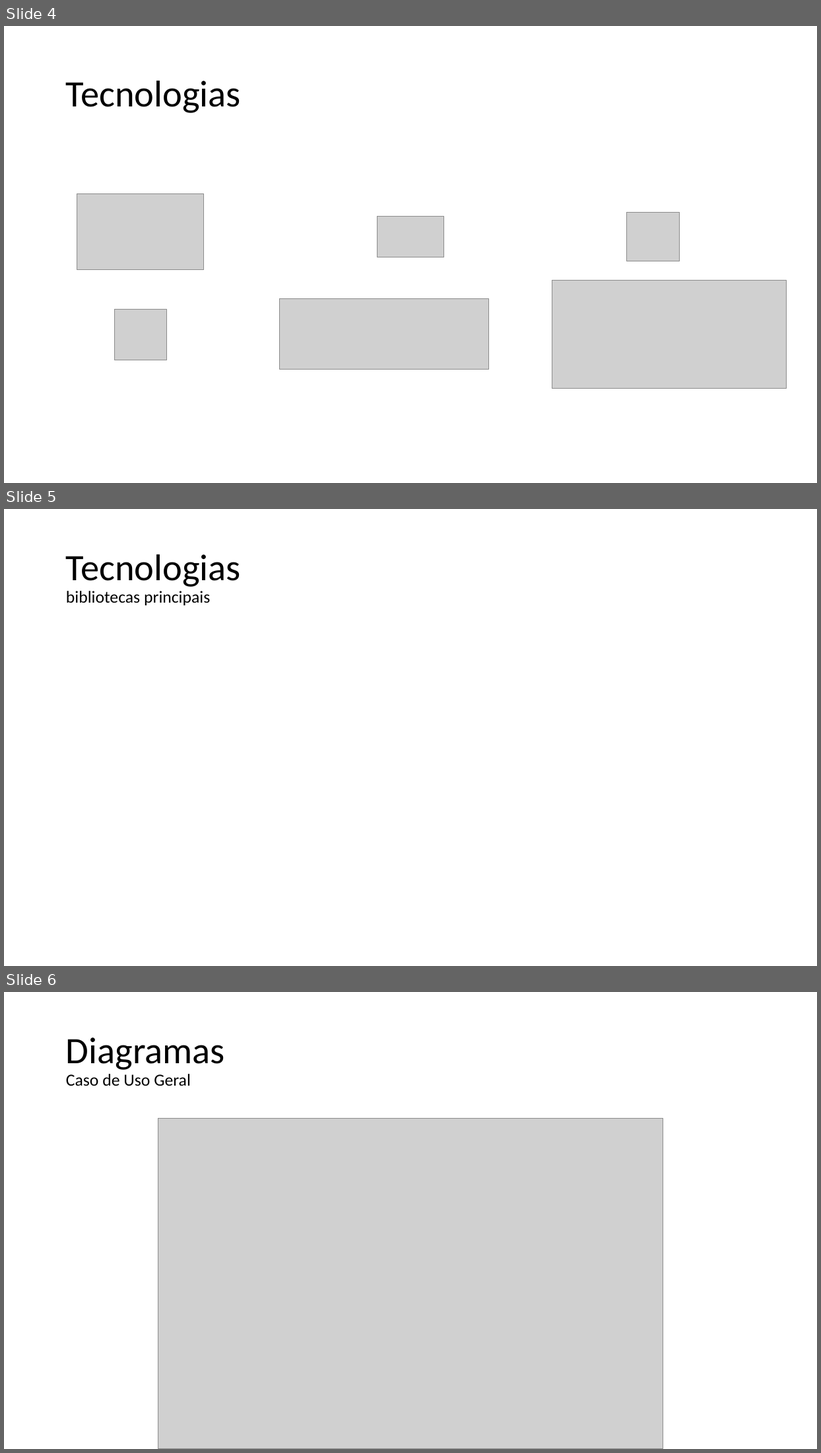
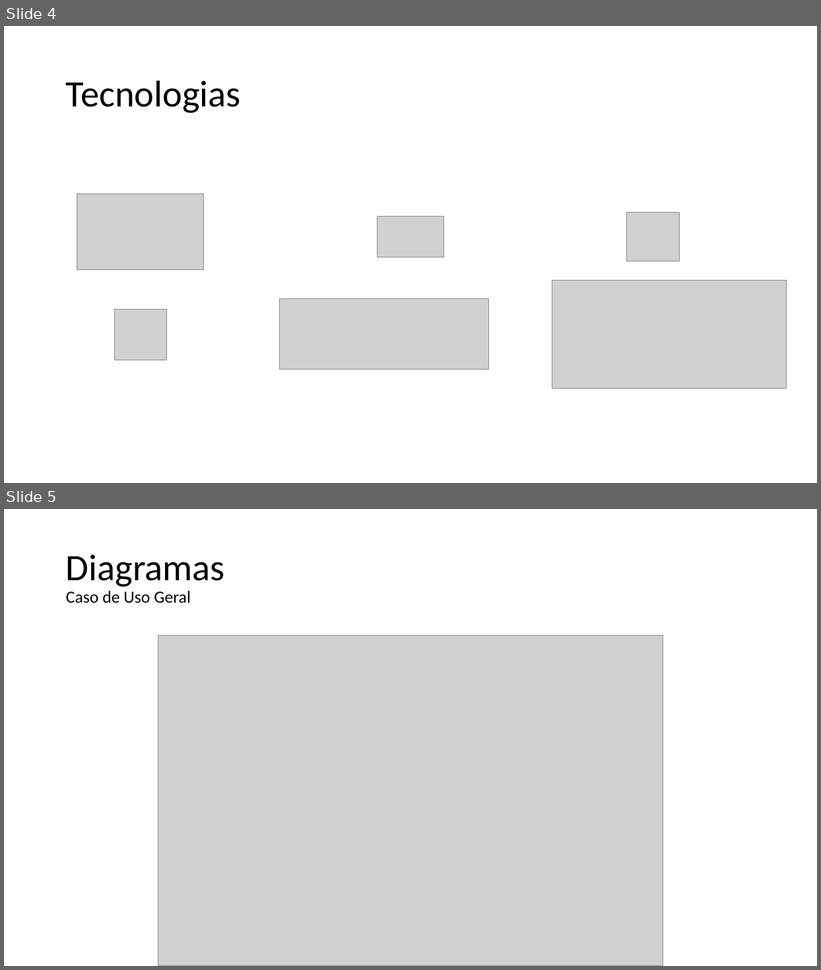
Before and after one commit to Leolardo123/LESII-EJOGOS_Cliente, a slide deck: SHOPB.pptx. Shown one above the other, each under a label of ours: slides 4, 5 and 6 before the commit, slides 4 and 5 after it. The pictures are 821x1453 and 821x970 pixels, drawn with LibreOffice and Linux fonts; fonts in the diff are those of the drawing; grey boxes stand for pictures. Boxes give left, top, right and bottom in pixels: in the first picture for what was removed or moved away, otherwise in the second. Text is boxed around its words. In the diff, an @@ line names an element or a change of style, - is before the commit and + after.

```diff
--- a/SHOPB.pptx
+++ b/SHOPB.pptx
@@ slide 5 removed at bbox=[4, 509, 817, 966], background #FFFFFF @@
@@ title removed at bbox=[66, 554, 241, 605] @@
-Tecnologias
-bibliotecas principais
@@ what was slide 6 is now slide 5 @@
```
Also in this commit, not shown: 3 slides added.
